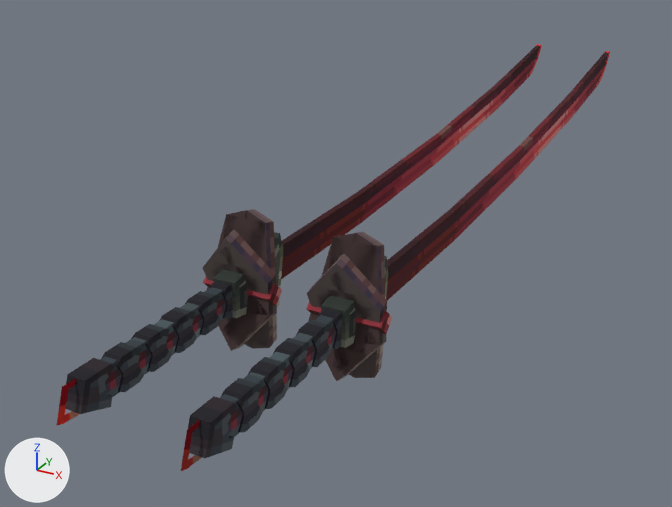
What one commit did to the glTF model assets/models/attacks/items/epicfight_awaken/blood_blade.glb.
The view is the same before and after, from a 50 mm camera at (1.01, -1.22, 0.89) aimed at (-0.07, 0.74, -0.09). The axes (+X, +Y, +Z) are drawn at lower left. The lights are the same throughout. The picture after the commit comes second.

The first picture shows 'main__Tool_R', 'off__Tool_L'.
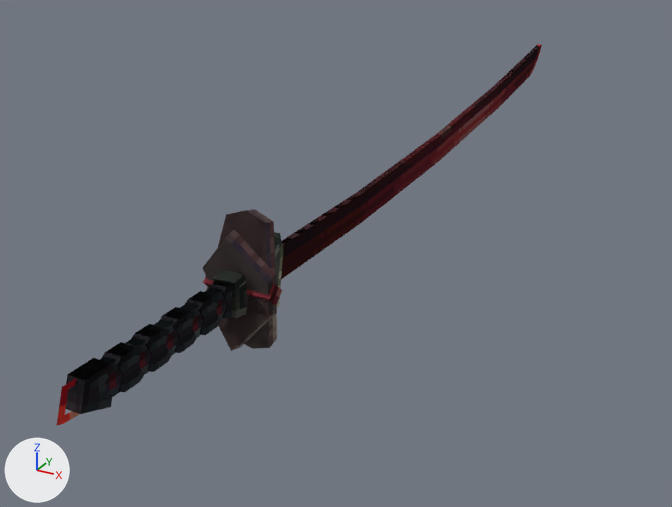
Pixel boxes [x1, y1, x2, y2] of what changed, in the pictures (672 x 507 px):
'off__Tool_L', moved: before [181, 51, 610, 471]; after [269, 287, 281, 305]

Edits to the bpy script that builds the scene:
```text
Change ob_off__tool_l:
    ob_off__tool_l.location: (0.25, 1.099, -0.344) -> (0.0, 1.099, -0.344)
```
